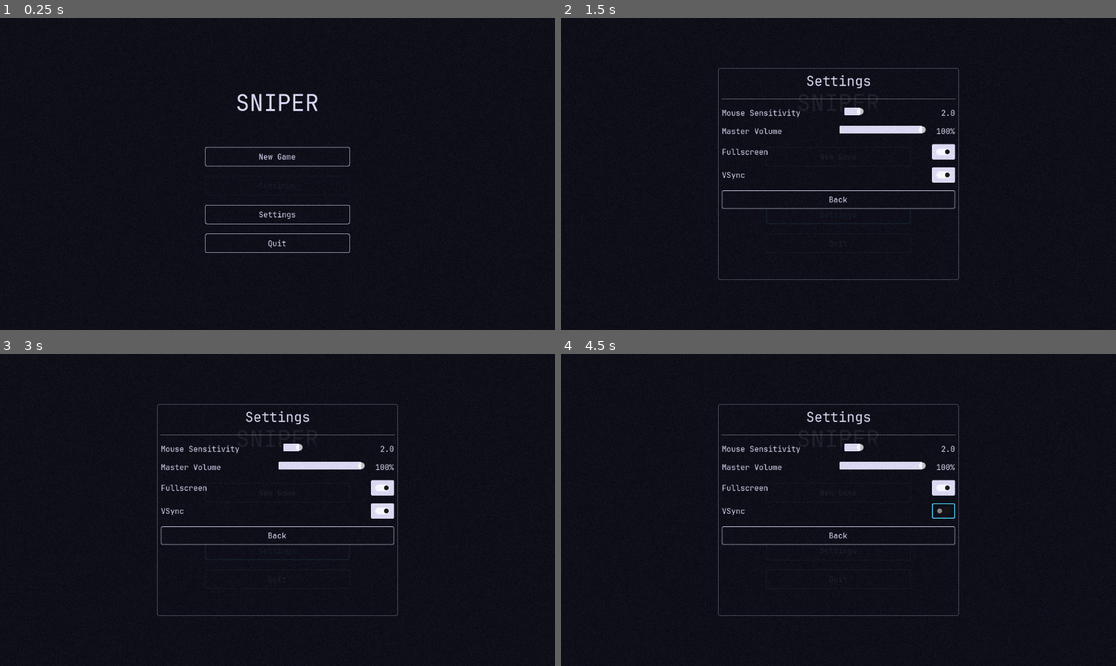
Above: before the commit, frames 1-4 (two rows, left to right).
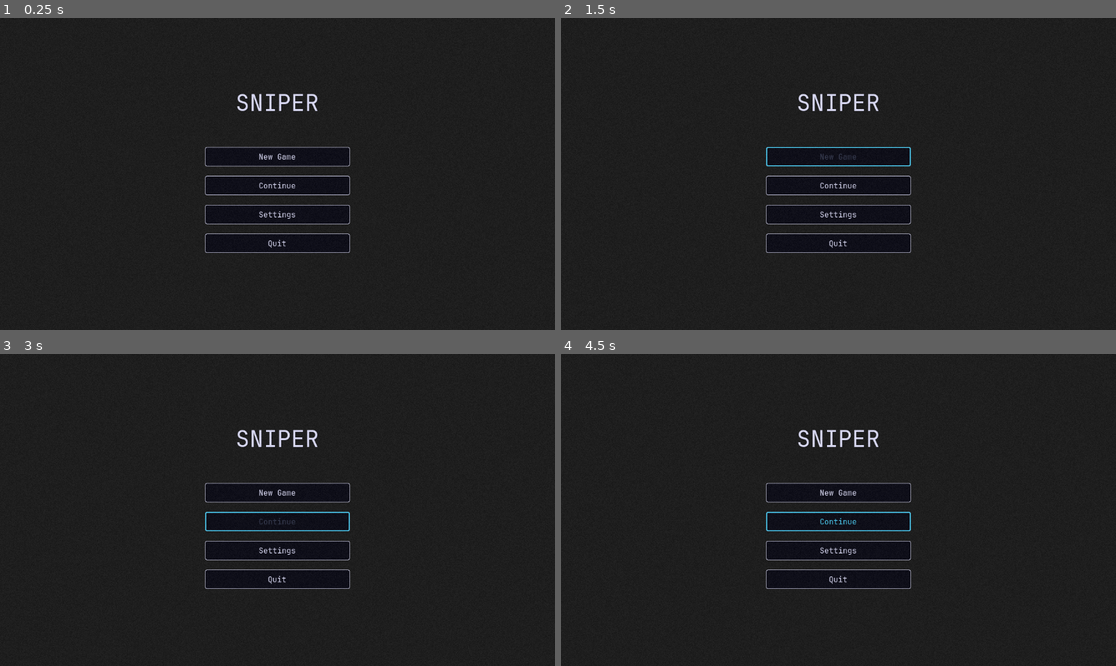
Above: after the commit, the same moments.

Repository: artemiiShabanov/UntitledSniperGame
Game: Godot game, scene res://scenes/ui/main_menu.tscn
The game is run twice, just before and just after one commit, with the same random seed, the same clock (stepped at 60 frames per second) and the same inputs.
Inputs (mouse positions are in pixels of both pictures, inside the frame that each line leads up to):
- Up to frame 1 (0.25 s): no input
- Up to frame 2 (1.5 s): click "Settings" at 0.5 s; click "New Game" at 1.25 s
- Up to frame 3 (3 s): click "New Game" at 2 s; click (277, 522) at 2.75 s, where only the run after the commit has a clickable "Continue"
- Up to frame 4 (4.5 s): click (838, 522) at 3.5 s, where only the run after the commit has a clickable "Continue"; click (943, 510) at 4.27 s

The runs differ from the first frame. In frame 1, 0.2% of the frame differs, in the area x 36-64%, y 50-57%; in frame 2, 3.4%; in frame 3, 3.5%, in the area x 28-72%, y 16-84%; in frame 4, 3.4%.
Error after the commit: Parse Error: Identifier "AudioManager" not declared in the current scope. (res://scripts/ui/pause_menu.gd:26)

Commit message:
Sync audio: align PLAN IDs with code, wire unused banks, add new banks
Wired unused audio banks:
- scope_in/scope_out: play on scope toggle in weapon.gd
- menu_hover: play on button mouse_entered in main_menu + pause_menu
- xp_gain: play on result screen when XP earned > 0

Added new banks to AudioManager + default_bank.tres:
- bullet_whizz, bullet_penetrate (bullet travel/AP sounds)
- menu_confirm, menu_cancel, menu_error (UI feedback)

PLAN.md audio shopping list now uses exact code bank IDs:
- bullet_impact → impact_body/impact_world
- headshot → impact_head
- enemy_alert → alert_spotted
- ui_click → menu_click
- amb_industrial → level_ambient
- Added player sounds section (breath_hold, hit_taken, death)
- Merged music into Ambient & Music section

Total banks: 31 (was 24)

Co-Authored-By: Claude Opus 4.6 <noreply@anthropic.com>

Diff:
--- /dev/null
+++ b/data/audio/default_bank.tres
@@ -0,0 +1,227 @@
+[gd_resource type="Resource" script_class="AudioBank" load_steps=35 format=3 uid="uid://cvo07nawx1r04"]
+
+[ext_resource type="Script" uid="uid://cp8ye6sssyfa1" path="res://scripts/systems/audio_bank.gd" id="1"]
+[ext_resource type="Script" uid="uid://capyglx2gl8of" path="res://scripts/systems/audio_bank_entry.gd" id="2"]
+[ext_resource type="AudioStream" uid="uid://b4wlm65ph6rmn" path="res://data/audio/click.wav" id="2_02u55"]
+
+[sub_resource type="Resource" id="rifle_fire"]
+script = ExtResource("2")
+id = &"rifle_fire"
+volume_db = 0.0
+pitch_variance = 0.05
+bus = &"SFX"
+
+[sub_resource type="Resource" id="rifle_dry"]
+script = ExtResource("2")
+id = &"rifle_dry"
+volume_db = -6.0
+pitch_variance = 0.0
+bus = &"SFX"
+
+[sub_resource type="Resource" id="rifle_reload"]
+script = ExtResource("2")
+id = &"rifle_reload"
+volume_db = -3.0
+pitch_variance = 0.0
+bus = &"SFX"
+
+[sub_resource type="Resource" id="rifle_bolt"]
+script = ExtResource("2")
+id = &"rifle_bolt"
+volume_db = -3.0
+pitch_variance = 0.02
+bus = &"SFX"
+
+[sub_resource type="Resource" id="scope_in"]
+script = ExtResource("2")
+id = &"scope_in"
+volume_db = -9.0
+pitch_variance = 0.0
+bus = &"SFX"
+
+[sub_resource type="Resource" id="scope_out"]
+script = ExtResource("2")
+id = &"scope_out"
+volume_db = -9.0
+pitch_variance = 0.0
+bus = &"SFX"
+
+[sub_resource type="Resource" id="impact_body"]
+script = ExtResource("2")
+id = &"impact_body"
+volume_db = -3.0
+pitch_variance = 0.1
+bus = &"SFX"
+
+[sub_resource type="Resource" id="impact_head"]
+script = ExtResource("2")
+id = &"impact_head"
+volume_db = 0.0
+pitch_variance = 0.05
+bus = &"SFX"
+
+[sub_resource type="Resource" id="impact_world"]
+script = ExtResource("2")
+id = &"impact_world"
+volume_db = -6.0
+pitch_variance = 0.15
+bus = &"SFX"
+
+[sub_resource type="Resource" id="impact_destructible"]
+script = ExtResource("2")
+id = &"impact_destructible"
+volume_db = -3.0
+pitch_variance = 0.1
+bus = &"SFX"
+
+[sub_resource type="Resource" id="bullet_whizz"]
+script = ExtResource("2")
+id = &"bullet_whizz"
+volume_db = -6.0
+pitch_variance = 0.15
+bus = &"SFX"
+
+[sub_resource type="Resource" id="bullet_penetrate"]
+script = ExtResource("2")
+id = &"bullet_penetrate"
+volume_db = -3.0
+pitch_variance = 0.1
+bus = &"SFX"
+
+[sub_resource type="Resource" id="breath_hold"]
+script = ExtResource("2")
+id = &"breath_hold"
+volume_db = -12.0
+pitch_variance = 0.0
+bus = &"SFX"
+
+[sub_resource type="Resource" id="hit_taken"]
+script = ExtResource("2")
+id = &"hit_taken"
+volume_db = 0.0
+pitch_variance = 0.05
+bus = &"SFX"
+
+[sub_resource type="Resource" id="death"]
+script = ExtResource("2")
+id = &"death"
+volume_db = 0.0
+pitch_variance = 0.0
+bus = &"SFX"
+
+[sub_resource type="Resource" id="alert_spotted"]
+script = ExtResource("2")
+id = &"alert_spotted"
+volume_db = -6.0
+pitch_variance = 0.1
+bus = &"SFX"
+
+[sub_resource type="Resource" id="npc_panic"]
+script = ExtResource("2")
+id = &"npc_panic"
+volume_db = -6.0
+pitch_variance = 0.1
+bus = &"SFX"
+
+[sub_resource type="Resource" id="extraction_start"]
+script = ExtResource("2")
+id = &"extraction_start"
+volume_db = -3.0
+pitch_variance = 0.0
+bus = &"SFX"
+
+[sub_resource type="Resource" id="extraction_complete"]
+script = ExtResource("2")
+id = &"extraction_complete"
+volume_db = 0.0
+pitch_variance = 0.0
+bus = &"SFX"
+
+[sub_resource type="Resource" id="menu_click"]
+script = ExtResource("2")
+id = &"menu_click"
+stream = ExtResource("2_02u55")
+volume_db = -6.0
+pitch_variance = 0.0
+bus = &"SFX"
+
+[sub_resource type="Resource" id="menu_confirm"]
+script = ExtResource("2")
+id = &"menu_confirm"
+volume_db = -6.0
+pitch_variance = 0.0
+bus = &"SFX"
+
+[sub_resource type="Resource" id="menu_cancel"]
+script = ExtResource("2")
+id = &"menu_cancel"
+volume_db = -6.0
+pitch_variance = 0.0
+bus = &"SFX"
+
+[sub_resource type="Resource" id="menu_error"]
+script = ExtResource("2")
+id = &"menu_error"
+volume_db = -3.0
+pitch_variance = 0.0
+bus = &"SFX"
+
+[sub_resource type="Resource" id="menu_hover"]
+script = ExtResource("2")
+id = &"menu_hover"
+volume_db = -12.0
+pitch_variance = 0.0
+bus = &"SFX"
+
+[sub_resource type="Resource" id="ammo_switch"]
+script = ExtResource("2")
+id = &"ammo_switch"
+volume_db = -6.0
+pitch_variance = 0.0
+bus = &"SFX"
+
+[sub_resource type="Resource" id="palette_switch"]
+script = ExtResource("2")
+id = &"palette_switch"
+volume_db = -9.0
+pitch_variance = 0.0
+bus = &"SFX"
+
+[sub_resource type="Resource" id="credits_gain"]
+script = ExtResource("2")
+id = &"credits_gain"
+volume_db = -6.0
+pitch_variance = 0.0
+bus = &"SFX"
+
+[sub_resource type="Resource" id="xp_gain"]
+script = ExtResource("2")
+id = &"xp_gain"
+volume_db = -6.0
+pitch_variance = 0.0
+bus = &"SFX"
+
+[sub_resource type="Resource" id="hub_theme"]
+script = ExtResource("2")
+id = &"hub_theme"
+volume_db = -12.0
+pitch_variance = 0.0
+bus = &"Music"
+
+[sub_resource type="Resource" id="combat_tension"]
+script = ExtResource("2")
+id = &"combat_tension"
+volume_db = -12.0
+pitch_variance = 0.0
+bus = &"Music"
+
+[sub_resource type="Resource" id="level_ambient"]
+script = ExtResource("2")
+id = &"level_ambient"
+volume_db = -9.0
+pitch_variance = 0.0
+bus = &"Ambient"
+
+[resource]
+script = ExtResource("1")
+entries = Array[ExtResource("2")]([SubResource("rifle_fire"), SubResource("rifle_dry"), SubResource("rifle_reload"), SubResource("rifle_bolt"), SubResource("scope_in"), SubResource("scope_out"), SubResource("impact_body"), SubResource("impact_head"), SubResource("impact_world"), SubResource("impact_destructible"), SubResource("bullet_whizz"), SubResource("bullet_penetrate"), SubResource("breath_hold"), SubResource("hit_taken"), SubResource("death"), SubResource("alert_spotted"), SubResource("npc_panic"), SubResource("extraction_start"), SubResource("extraction_complete"), SubResource("menu_click"), SubResource("menu_confirm"), SubResource("menu_cancel"), SubResource("menu_error"), SubResource("menu_hover"), SubResource("ammo_switch"), SubResource("palette_switch"), SubResource("credits_gain"), SubResource("xp_gain"), SubResource("hub_theme"), SubResource("combat_tension"), SubResource("level_ambient")])
--- a/scripts/player/weapon.gd
+++ b/scripts/player/weapon.gd
@@ -147,6 +147,7 @@
 	if state_timer <= 0.0:
 		match state:
 			State.BOLT_CYCLING:
+				AudioManager.play_sfx_2d(&"rifle_bolt")
 				bolt_cycled.emit()
 				# Auto-reload if magazine is empty
 				if not ammo.has_ammo() and ammo.can_reload():
@@ -186,10 +187,12 @@
 
 	if wants_scope and not is_scoped:
 		is_scoped = true
+		AudioManager.play_sfx_2d(&"scope_in")
 		if state == State.IDLE:
 			_set_state(State.AIMING)
 	elif not wants_scope and is_scoped:
 		is_scoped = false
+		AudioManager.play_sfx_2d(&"scope_out")
 		if state == State.AIMING:
 			_set_state(State.IDLE)
 
@@ -213,12 +216,14 @@
 	if is_busy():
 		return
 	ammo.cycle_type(direction)
+	AudioManager.play_sfx_2d(&"ammo_switch")
 
 
 func select_ammo_type(index: int) -> void:
 	if is_busy():
 		return
 	ammo.select_type(index)
+	AudioManager.play_sfx_2d(&"ammo_switch")
 
 
 ## ── Input ────────────────────────────────────────────────────────────────────
@@ -291,6 +296,7 @@
 
 	if wants_hold and not is_holding_breath:
 		is_holding_breath = true
+		AudioManager.play_sfx_2d(&"breath_hold")
 	elif not wants_hold and is_holding_breath:
 		is_holding_breath = false
 
@@ -315,6 +321,8 @@
 
 func try_shoot() -> void:
 	if not can_shoot():
+		if not ammo.has_ammo() and state in [State.IDLE, State.AIMING]:
+			AudioManager.play_sfx_2d(&"rifle_dry")
 		return
 
 	ammo.consume_round()
@@ -343,8 +351,9 @@
 	get_tree().root.add_child(bullet)
 	bullet.global_position = spawn_pos
 
-	# Muzzle flash VFX
+	# Muzzle flash VFX + audio
 	VFXFactory.spawn_muzzle_flash(spawn_pos + spawn_dir * 0.3, spawn_dir, false)
+	AudioManager.play_sfx(&"rifle_fire", spawn_pos)
 
 	_propagate_gunshot_sound(spawn_pos)
 
@@ -356,6 +365,7 @@
 	is_scoped = false
 	state_timer = reload_time
 	_set_state(State.RELOADING)
+	AudioManager.play_sfx_2d(&"rifle_reload")
 
 
 func _finish_reload() -> void:
--- a/scripts/systems/audio_manager.gd
+++ b/scripts/systems/audio_manager.gd
@@ -51,9 +51,15 @@
 	# Extraction
 	&"extraction_start": "beep_pattern",
 	&"extraction_complete": "beep_high",
+	# Bullet travel
+	&"bullet_whizz": "tone_quiet",
+	&"bullet_penetrate": "noise_short",
 	# UI
 	&"menu_click": "click",
 	&"menu_hover": "click_quiet",
+	&"menu_confirm": "beep_high",
+	&"menu_cancel": "tone_low",
+	&"menu_error": "beep_fast",
 	&"ammo_switch": "click_low",
 	&"palette_switch": "click",
 	&"credits_gain": "beep_high",
--- a/scripts/ui/main_menu.gd
+++ b/scripts/ui/main_menu.gd
@@ -30,6 +30,10 @@
 	slot_panel.visible = false
 	settings_screen.visible = false
 
+	# Hover sounds for all buttons
+	for btn: Button in [new_game_btn, continue_btn, settings_btn, quit_btn, slot_cancel_btn]:
+		btn.mouse_entered.connect(func() -> void: AudioManager.play_sfx_2d(&"menu_hover"))
+
 	# Enable continue only if any save exists
 	continue_btn.disabled = not _any_save_exists()
 
@@ -52,18 +56,21 @@
 
 
 func _on_new_game() -> void:
+	AudioManager.play_sfx_2d(&"menu_click")
 	_is_new_game = true
 	_populate_slots()
 	slot_panel.visible = true
 
 
 func _on_continue() -> void:
+	AudioManager.play_sfx_2d(&"menu_click")
 	_is_new_game = false
 	_populate_slots()
 	slot_panel.visible = true
 
 
 func _on_settings() -> void:
+	AudioManager.play_sfx_2d(&"menu_click")
 	settings_screen.open()
 
 
@@ -72,6 +79,7 @@
 
 
 func _on_quit() -> void:
+	AudioManager.play_sfx_2d(&"menu_click")
 	get_tree().quit()
 
 
--- a/scripts/ui/pause_menu.gd
+++ b/scripts/ui/pause_menu.gd
@@ -20,6 +20,10 @@
 	abandon_btn.pressed.connect(_abandon_run)
 	settings_screen.closed.connect(_close_settings)
 	process_mode = Node.PROCESS_MODE_ALWAYS
+
+	# Hover sounds
+	for btn: Button in [resume_btn, settings_btn, abandon_btn]:
+		btn.mouse_entered.connect(func() -> void: AudioManager.play_sfx_2d(&"menu_hover"))
 
 
 func _unhandled_input(event: InputEvent) -> void:
@@ -46,9 +50,11 @@
 	settings_screen.visible = false
 	abandon_btn.visible = RunManager.game_state != RunManager.GameState.HUB
 	Input.mouse_mode = Input.MOUSE_MODE_VISIBLE
+	AudioManager.play_sfx_2d(&"menu_click")
 
 
 func _resume() -> void:
+	AudioManager.play_sfx_2d(&"menu_click")
 	is_paused = false
 	get_tree().paused = false
 	panel.visible = false
--- a/scripts/ui/run_result_screen.gd
+++ b/scripts/ui/run_result_screen.gd
@@ -108,6 +108,8 @@
 	var xp_earned: int = stats.get("xp_earned", 0)
 	xp_label.text = "+%d XP" % xp_earned
 	xp_label.add_theme_color_override("font_color", PaletteManager.get_color(&"accent_friendly"))
+	if xp_earned > 0:
+		AudioManager.play_sfx_2d(&"xp_gain")
 
 	# Continue prompt
 	continue_label.text = "Press E to continue"
Not shown, changed: PLAN.md
